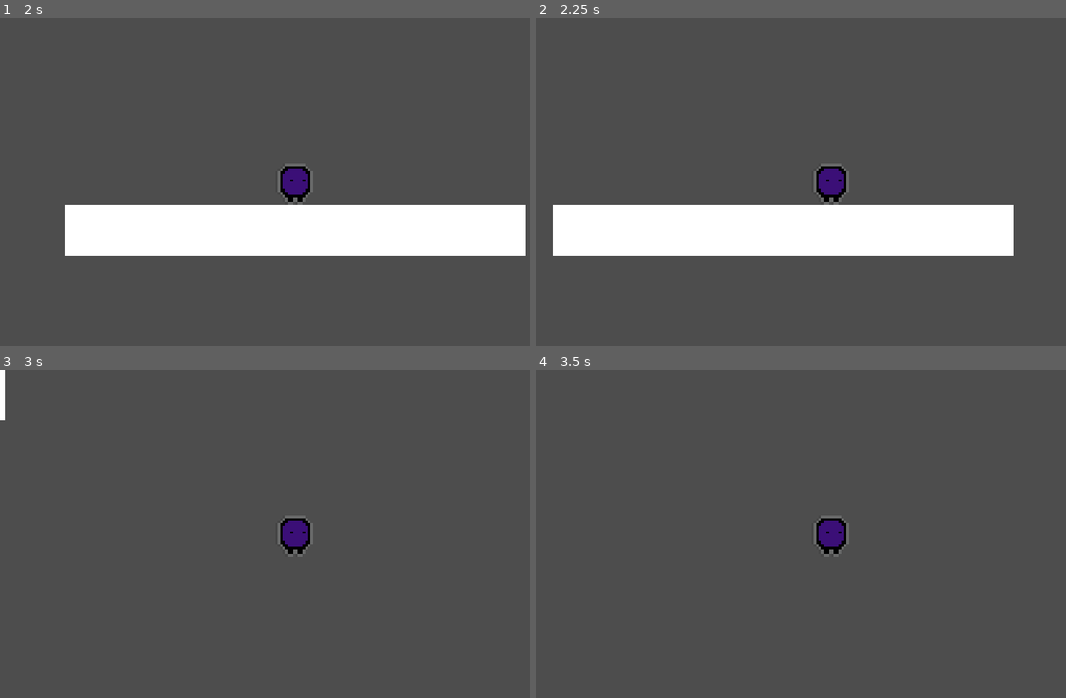
Above: before the commit, frames 1-4 (two rows, left to right).
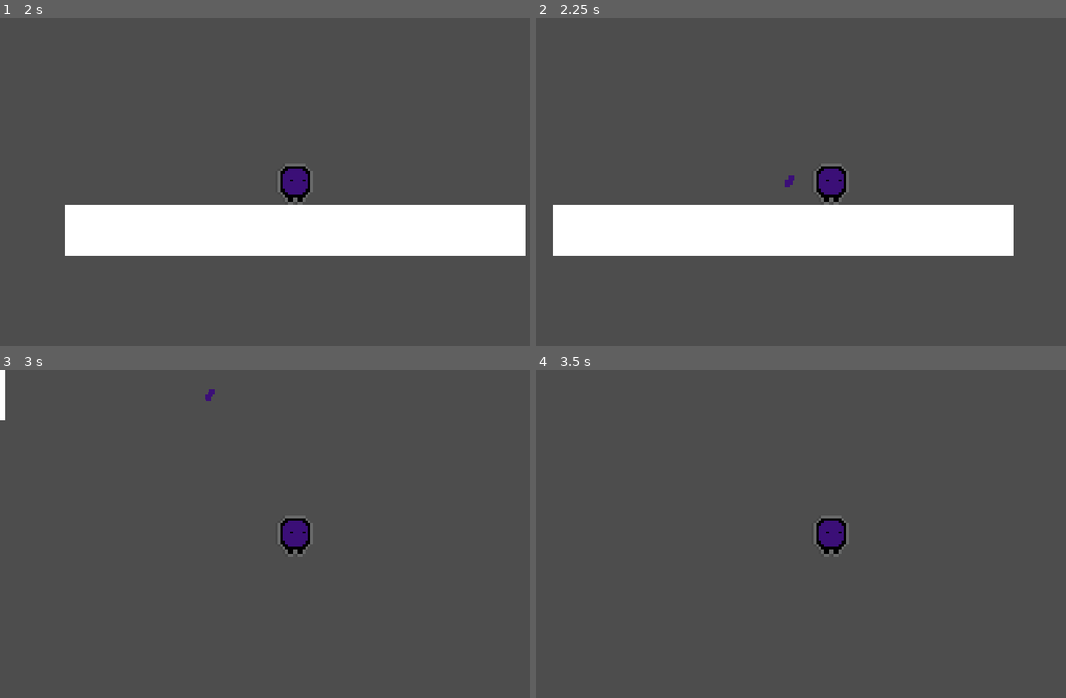
Above: after the commit, the same moments.

Repository: Mrneptune11/Unlimited-Games-Jam
Game: Godot game, scene res://Main/Lobby/Lobby.tscn
Two runs of this game, one before a commit and one after it. Both use one fixed random seed, a clock stepped at 60 frames per second and the inputs below.
Inputs (mouse positions are in pixels of both pictures, inside the frame that each line leads up to):
- Up to frame 1 (2 s): click (328, 191) at 0.52 s; type "12" at 0.6 s; click "Host" at 1.25 s
- Up to frame 2 (2.25 s): tap Enter at 2 s; hold D (move_right) from 2.03 s (still down); tap 0 at 2.1 s
- Up to frame 3 (3 s): keep holding D (move_right); tap Space (move_up) at 2.27 s; tap 0 at 2.85 s
- Up to frame 4 (3.5 s): keep holding D (move_right); tap Space (move_up) at 3.02 s

Frame 1 is identical in both runs. In frame 2, less than 0.1% of the frame differs, in the area x 46-49%, y 47-52%; in frame 3, less than 0.1%; in frame 4, nothing differs.

Commit message:
death particle effect exists and synced

Diff:
--- a/Main/Levels/Main.tscn
+++ b/Main/Levels/Main.tscn
@@ -23,3 +23,5 @@
 offset_bottom = 20.0
 offset_transform_enabled = true
 offset_transform_position = Vector2(-90, -10)
+
+[node name="Effects" type="Node2D" parent="." unique_id=433243468]
--- a/Main/Lobby/Lobby.tscn
+++ b/Main/Lobby/Lobby.tscn
@@ -9,6 +9,8 @@
 [node name="Level" type="Node2D" parent="." unique_id=817860642]
 
 [node name="Players" type="Node2D" parent="." unique_id=2132795720]
+
+[node name="Effects" type="Node2D" parent="." unique_id=174491174]
 
 [node name="PlayerSpawner" type="MultiplayerSpawner" parent="." unique_id=892560041]
 _spawnable_scenes = PackedStringArray("uid://byro3ciqr2064")
--- /dev/null
+++ b/Objects/Death/explosion.gd
@@ -0,0 +1,4 @@
+class_name Explosion extends GPUParticles2D
+
+func _ready()->void:
+	self.finished.connect(queue_free)
--- /dev/null
+++ b/Objects/Death/explosion.tscn
@@ -0,0 +1,30 @@
+[gd_scene format=3 uid="uid://br7p3hh1cy2et"]
+
+[ext_resource type="Script" uid="uid://t3qhs6ent2qb" path="res://Objects/Death/explosion.gd" id="1_n5pwr"]
+
+[sub_resource type="ParticleProcessMaterial" id="ParticleProcessMaterial_g4v7s"]
+particle_flag_disable_z = true
+angle_min = 1.0728835e-05
+angle_max = 1.0728835e-05
+direction = Vector3(0, -1, 0)
+spread = 80.0
+initial_velocity_min = 50.0
+initial_velocity_max = 100.0
+gravity = Vector3(0, 98, 0)
+scale_min = 2.0
+scale_max = 2.0
+collision_mode = 1
+collision_friction = 0.0
+collision_bounce = 1.0
+sub_emitter_mode = 1
+sub_emitter_frequency = 4.0
+
+[node name="Explosion" type="GPUParticles2D" unique_id=1539163553]
+emitting = false
+amount = 25
+lifetime = 0.5
+one_shot = true
+explosiveness = 0.5
+trail_lifetime = 0.01
+process_material = SubResource("ParticleProcessMaterial_g4v7s")
+script = ExtResource("1_n5pwr")
--- a/Objects/Player/Player.tscn
+++ b/Objects/Player/Player.tscn
@@ -53,6 +53,9 @@
 properties/2/path = NodePath(".:direction")
 properties/2/spawn = true
 properties/2/replication_mode = 2
+properties/3/path = NodePath(".:visible")
+properties/3/spawn = true
+properties/3/replication_mode = 1
 
 [sub_resource type="SceneReplicationConfig" id="SceneReplicationConfig_b0me6"]
 properties/0/path = NodePath(".:character")
--- a/Objects/Player/player.gd
+++ b/Objects/Player/player.gd
@@ -9,7 +9,6 @@
 const FRICTION: float = 1024.0
 const SLIDE_FRICTION: float = 512.0
 const AIR_DRAG: float = 512.0
-const HIT_COOLDOWN_MS: int = 250
 
 #  player states
 enum State {
@@ -59,6 +58,8 @@
 
 #-------------------------------------------------------------------------------
 
+var death_scene:PackedScene = preload("res://Objects/Death/explosion.tscn")
+
 # Life cycle
 
 func _enter_tree() -> void:
@@ -79,6 +80,12 @@
 	state = State.IDLE
 
 #-------------------------------------------------------------------------------
+
+func _input(_event: InputEvent) -> void:
+	if (!local): return
+
+	if Input.is_key_label_pressed(KEY_0):
+		explode()
 
 func _physics_process(delta: float) -> void:
 	# Only process physics if local
@@ -178,3 +185,14 @@
 	velocity.x = move_toward(velocity.x, SPEED * input_v.x, AIR_ACCEL * delta)
 
 #-------------------------------------------------------------------------------
+
+func explode()->void:
+	spawn_explosion.rpc(global_position, Color(color_id))
+
+@rpc("any_peer", "call_local", "reliable")
+func spawn_explosion(pos: Vector2, color: Color):
+	var explosion: Explosion = death_scene.instantiate()
+	explosion.global_position = pos
+	explosion.modulate = color
+	get_tree().current_scene.get_node("Effects").add_child(explosion)
+	explosion.emitting = true
Not shown, added: Objects/Death/explosion.gd.uid
